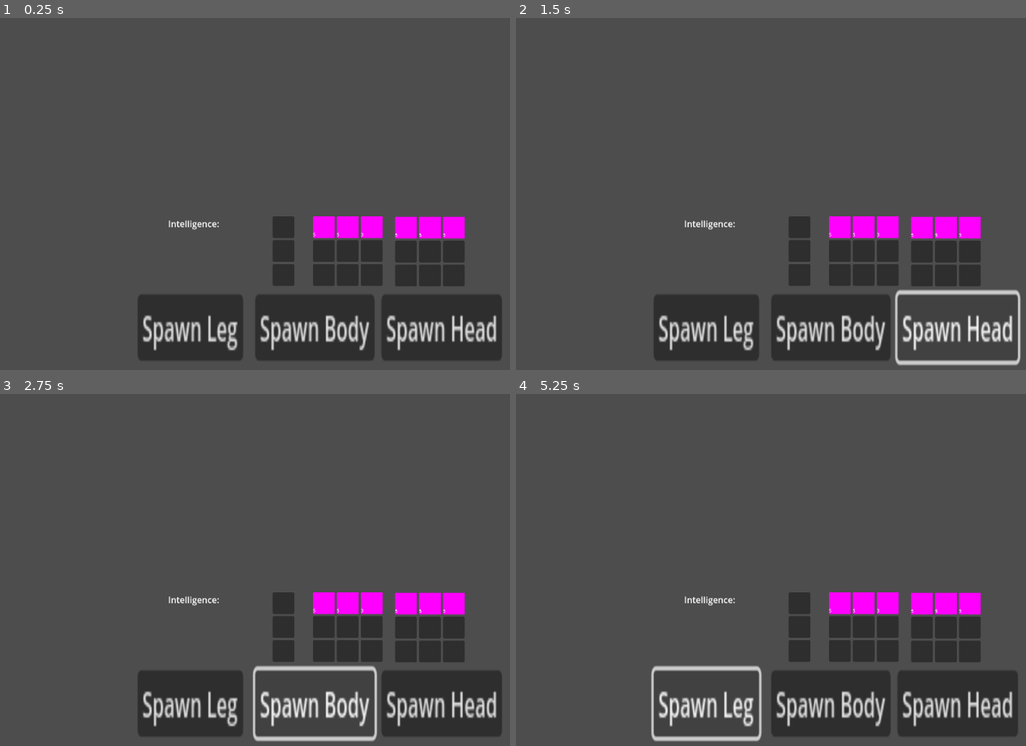
Above: before the commit, frames 1-4 (two rows, left to right).
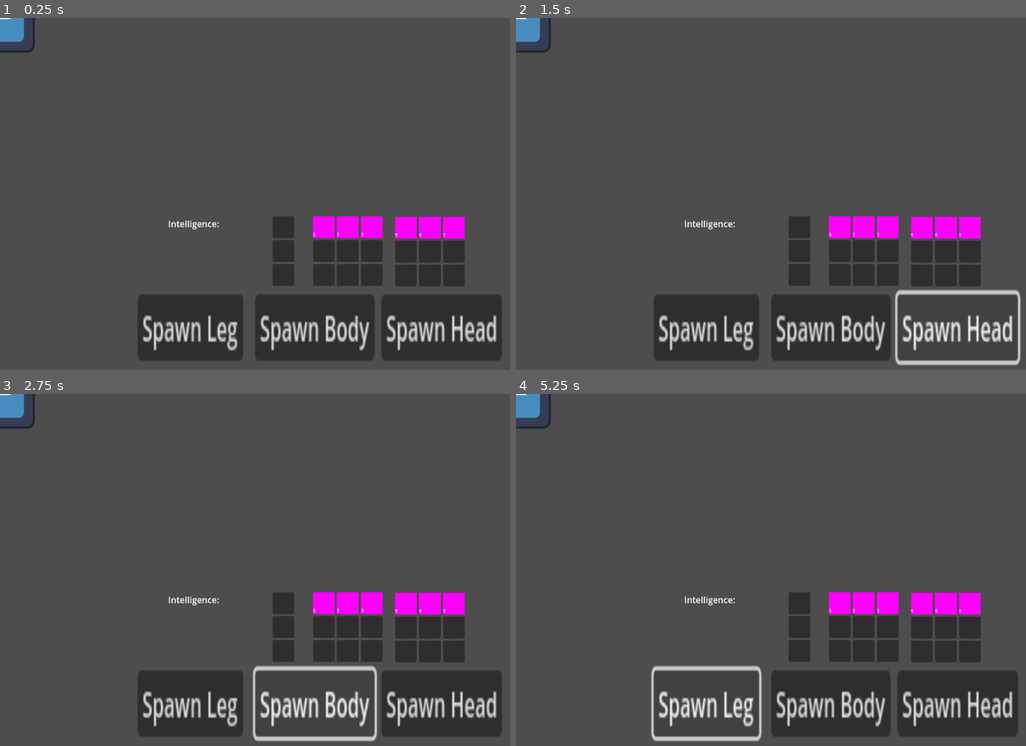
Above: after the commit, the same moments.

Repository: PortalPony/Undead-Rancher-Jame-GameJam
Game: Godot game, scene res://IM Animal Parts/animal_assembly.tscn
Same seed, same stepped clock (60 frames per second), same inputs: the game is played once before the commit and once after it. The engine's default icon, where the game draws it, is replaced by a stand-in: a white triangle on a blue panel in a dark square.
Inputs:
- Up to frame 1 (0.25 s): no input
- Up to frame 2 (1.5 s): click "Spawn Leg" at 0.5 s; click "Spawn Head" at 1.25 s
- Up to frame 3 (2.75 s): click "Spawn Body" at 2 s
- Up to frame 4 (5.25 s): click "Spawn Leg" at 2.75 s; click "Spawn Head" at 3.5 s; click "Spawn Body" at 4.25 s; click "Spawn Leg" at 5 s

The runs differ from the first frame. In frame 1, 0.4% of the frame differs, in the area x 0-7%, y 0-10%; in frame 2, 0.4%; in frame 3, 0.4%; in frame 4, 0.4%.

Commit message:
Removed errors

Diff:
--- a/IM Undead Rancher/IM Animal Parts/animal_assembly.gd
+++ b/IM Undead Rancher/IM Animal Parts/animal_assembly.gd
@@ -25,6 +25,8 @@
 
 	get_parent().add_sibling(bodyInstantiate)
 	print_debug(legInstantiate.position) # Replace with function body.
+
+	AnimalCreator.CreateNewAnimal("cow", "cow", "cow")
 
 
 # Called every frame. 'delta' is the elapsed time since the previous frame.
--- a/IM Undead Rancher/IM Animal Parts/animal_assembly.tscn
+++ b/IM Undead Rancher/IM Animal Parts/animal_assembly.tscn
@@ -1,9 +1,10 @@
-[gd_scene load_steps=7 format=3 uid="uid://clfudhimndwr6"]
+[gd_scene load_steps=8 format=3 uid="uid://clfudhimndwr6"]
 
 [ext_resource type="Script" path="res://IM Animal Parts/animal_assembly.gd" id="1_d0cbt"]
 [ext_resource type="PackedScene" uid="uid://bhapr3pcjjc7b" path="res://slot.tscn" id="2_vao5e"]
 [ext_resource type="PackedScene" uid="uid://ckgyivxg8j30w" path="res://passive_slot.tscn" id="3_gdxps"]
 [ext_resource type="Script" path="res://IM Animal Parts/Character.gd" id="3_uwue1"]
+[ext_resource type="Script" path="res://main.gd" id="5_cthoe"]
 
 [sub_resource type="PlaceholderTexture2D" id="PlaceholderTexture2D_r0v8v"]
 
@@ -193,6 +194,9 @@
 
 [node name="Sprite2D" type="Sprite2D" parent="PartsContainer"]
 
+[node name="Node2D" type="Node2D" parent="."]
+script = ExtResource("5_cthoe")
+
 [connection signal="pressed" from="UI/Leg Button" to="." method="_on_button_pressed"]
 [connection signal="pressed" from="UI/Head Button" to="." method="_on_head_button_pressed"]
 [connection signal="pressed" from="UI/Body Button" to="." method="_on_body_button_pressed"]
--- a/IM Undead Rancher/main.gd
+++ b/IM Undead Rancher/main.gd
@@ -1,39 +1,4 @@
 extends Node2D
-
-@onready var leg = preload("res://IM Animal Parts/leg.tscn")
-@onready var head = preload("res://IM Animal Parts/head.tscn")
-@onready var body = preload("res://IM Animal Parts/body.tscn")
-
-var partsData = {}
 # Called when the node enters the scene tree for the first time.
 func _ready():
-
-	createMyAnimal()
-
-#SHOWING YOU HOW TO USE FACTORY METHODS TO GENERATE YOUR ANIMAL!
-func createMyAnimal():
-	var the_head_i_want = Factory.getExactHead(0) #I want the head of animal ID 0 (dog)
-	var the_body_i_want = Factory.getExactBody(0) #I want the body of animal ID 0 (dog)
-	var the_legs_i_want = Factory.getExactLegs(0) #I want the legs of animal ID 0 (dog)
-
-	#I instantiate with the format (HEAD, BODY, LEGS)
-	var my_New_Animal = Animal.new(the_head_i_want, the_body_i_want, the_legs_i_want)
-
-	#I instantiate the template objects
-	var my_Example_Head_Sprite = head.instantiate()
-	var my_Example_Body_Sprite = body.instantiate()
-	var my_Example_Legs_Sprite = leg.instantiate()
-
-	#I set the template objects to the texture of the animal i made
-	my_Example_Head_Sprite.changeTexture(my_New_Animal.head.getImagePath())
-	my_Example_Body_Sprite.changeTexture(my_New_Animal.body.getImagePath())
-	my_Example_Legs_Sprite.changeTexture(my_New_Animal.legs.getImagePath())
-
-	#I add the objects to the scene
-	add_child(my_Example_Head_Sprite)
-	add_child(my_Example_Body_Sprite)
-	add_child(my_Example_Legs_Sprite)
-
-	#I should set each sprite to an anchor point relative to each other;
-	#for example the body at 0,0 and then the head at body.headAnchor
-	#and the legs at body.legsAnchor.. but i think this can be done without code?
+	AnimalCreator.CreateNewAnimal("Cow", "Cow", "Cow")
